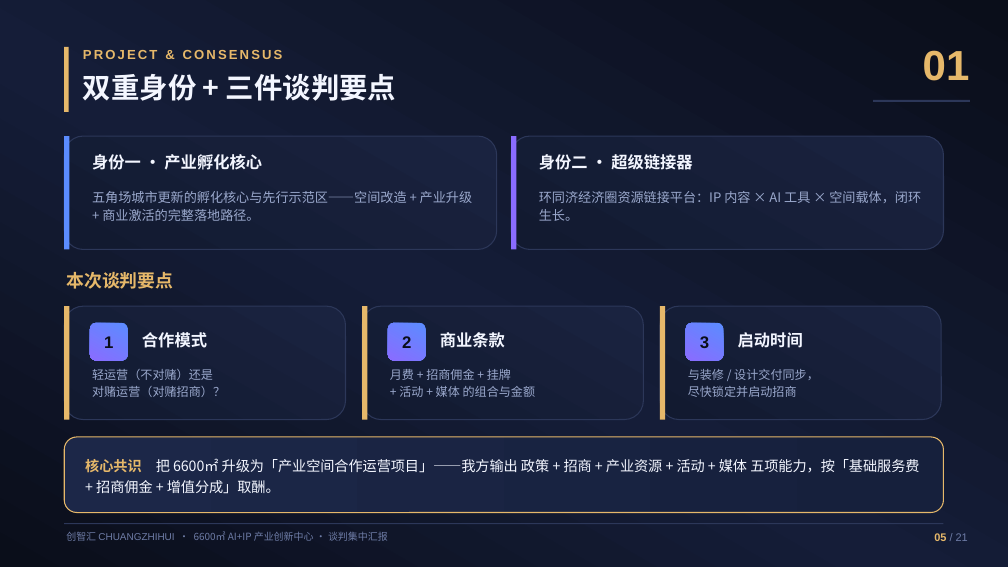
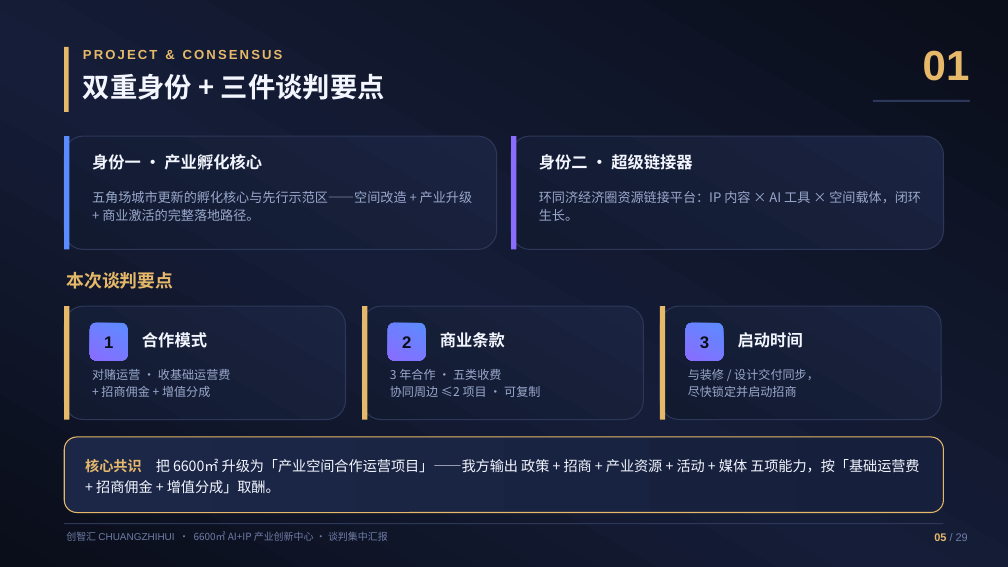
Before and after one commit to hujigang2010-maker/AIDEN, a slide deck: slide 5 of proposal/chuangzhihui-6600-proposal.pptx. Drawn at 1008x567 pixels with LibreOffice and Linux fonts; fonts in the diff are those of the drawing. Boxes give left, top, right and bottom in pixels: in the first picture for what was removed or moved away, otherwise in the second. Text is boxed around its words. In the diff, an @@ line names an element or a change of style, - is before the commit and + after.

```diff
--- a/proposal/chuangzhihui-6600-proposal.pptx
+++ b/proposal/chuangzhihui-6600-proposal.pptx
@@ text "双重身份 + 三件谈判要点" at bbox=[83, 73, 385, 100]: size 27 to 26 pt @@
@@ text at bbox=[92, 369, 231, 397]: text changed @@
-轻运营（不对赌）还是
-对赌运营（对赌招商）？
+对赌运营 · 收基础运营费
++ 招商佣金 + 增值分成
@@ text at bbox=[390, 369, 540, 397]: text changed @@
-月费 + 招商佣金 + 挂牌
-+ 活动 + 媒体 的组合与金额
+3 年合作 · 五类收费
+协同周边 ≤2 项目 · 可复制
@@ text at bbox=[85, 458, 919, 494]: text changed @@
-核心共识 把 6600㎡ 升级为「产业空间合作运营项目」——我方输出 政策 + 招商 + 产业资源 + 活动 + 媒体 五项能力，按「基础服务费 + 招商佣金 + 增值分成」取酬。
+核心共识 把 6600㎡ 升级为「产业空间合作运营项目」——我方输出 政策 + 招商 + 产业资源 + 活动 + 媒体 五项能力，按「基础运营费 + 招商佣金 + 增值分成」取酬。
@@ text at bbox=[934, 532, 968, 543]: text changed @@
-05 / 21
+05 / 29
```
Also in this commit, not shown: 17 other slides changed, 11 slides added, 3 slides removed, 5 other files.
